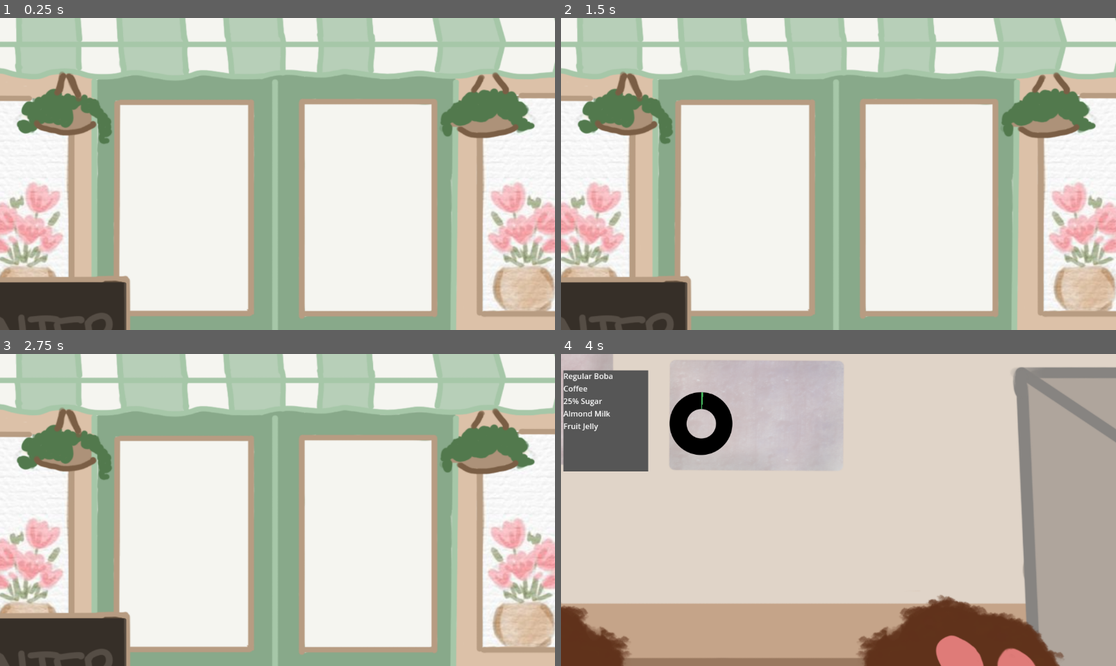
Above: before the commit, frames 1-4 (two rows, left to right).
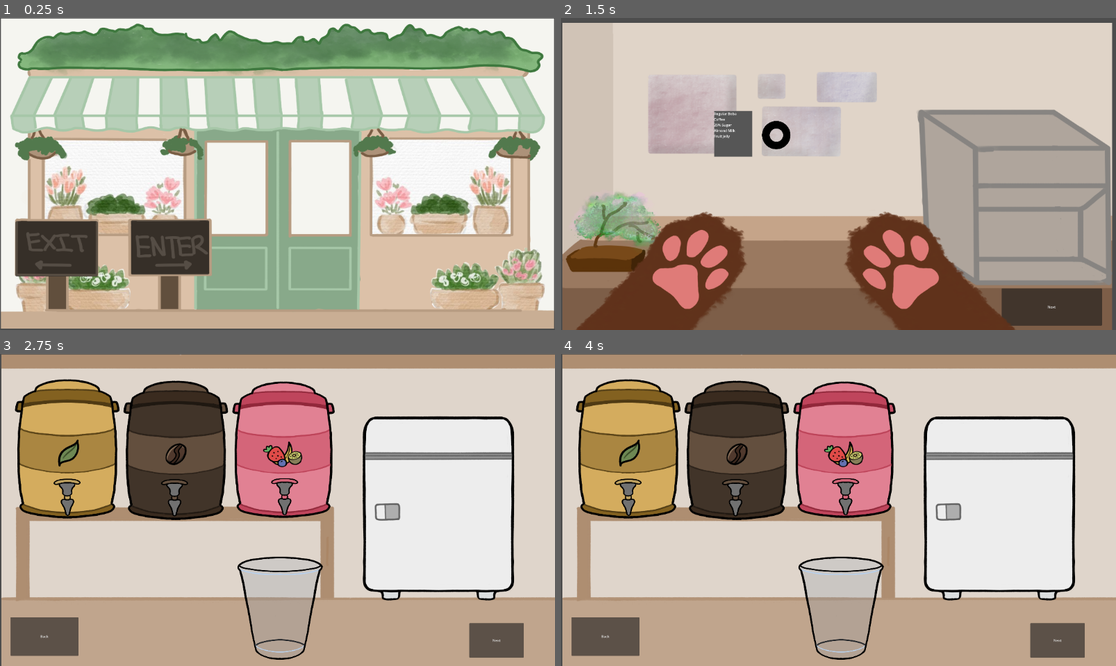
Above: after the commit, the same moments.

Repository: Lyra126/boba-cat
Game: Godot game, scene res://scenes/start_screen/main_scene.tscn
The game is run twice, just before and just after one commit, with the same random seed, the same clock (stepped at 60 frames per second) and the same inputs.
Inputs (mouse positions are in pixels of both pictures, inside the frame that each line leads up to):
- Up to frame 1 (0.25 s): no input
- Up to frame 2 (1.5 s): click (733, 248) at 0.52 s; tap Enter at 1.25 s; move the mouse to (960, 158) at 1.27 s; press the mouse at (960, 158) at 1.28 s
- Up to frame 3 (2.75 s): release the mouse at (399, 494) at 2 s; click (488, 644) at 2 s, where only the run after the commit has a clickable "Next"
- Up to frame 4 (4 s): click (605, 637) at 2.75 s, where only the run after the commit has a clickable "Back"; click (1054, 641) at 3.5 s, where only the run after the commit has a clickable "Next"

The runs differ from the first frame. In frame 1, 78% of the frame differs, in the area x 0-100%, y 0-100%; in frame 2, 98%; in frame 3, 90%; in frame 4, 67%.

Commit message:
changed customer line and main scene ratios

Diff:
--- a/scenes/customer_line/customer_line.tscn
+++ b/scenes/customer_line/customer_line.tscn
@@ -8,6 +8,7 @@
 [ext_resource type="Script" path="res://scenes/customer_line/Sprite2D.gd" id="6_qt0fo"]
 
 [node name="customer-line" type="Node2D"]
+scale = Vector2(0.452582, 0.449998)
 script = ExtResource("1_go1ct")
 
 [node name="Camera2D" type="Camera2D" parent="."]
@@ -26,6 +27,7 @@
 offset_right = 1498.0
 offset_bottom = 781.0
 text = "Next"
+metadata/_edit_use_anchors_ = true
 
 [node name="TextureProgressBar" type="TextureProgressBar" parent="."]
 offset_left = -70.0
@@ -36,6 +38,7 @@
 fill_mode = 4
 texture_under = ExtResource("3_o1auf")
 texture_progress = ExtResource("4_g6yia")
+metadata/_edit_use_anchors_ = true
 
 [node name="Timer" type="Timer" parent="."]
 wait_time = 60.0
--- a/scenes/drink_station/liquid_station.tscn
+++ b/scenes/drink_station/liquid_station.tscn
@@ -403,7 +403,7 @@
 offset_top = -804.0
 offset_right = 1276.0
 offset_bottom = 733.0
-scale = Vector2(0.992305, 0.989153)
+scale = Vector2(0.9966, 0.989153)
 size_flags_horizontal = 4
 texture = ExtResource("13_8b6s5")
 metadata/_edit_use_anchors_ = true
--- a/scenes/start_screen/main_scene.tscn
+++ b/scenes/start_screen/main_scene.tscn
@@ -19,19 +19,20 @@
 anchor_top = -5.12
 anchor_right = 6.379
 anchor_bottom = 5.783
-offset_left = -379.016
-offset_top = -204.96
-offset_right = 542.004
-offset_bottom = 242.964
+offset_left = 312.984
+offset_top = 196.04
+offset_right = 1234.0
+offset_bottom = 643.964
+scale = Vector2(0.455746, 0.444101)
 texture = ExtResource("2_m3uqy")
 expand_mode = 1
 
 [node name="Play" type="Button" parent="."]
 layout_mode = 0
-offset_left = -601.0
-offset_top = 273.0
-offset_right = -235.0
-offset_bottom = 520.0
+offset_left = -225.0
+offset_top = 144.0
+offset_right = -63.0
+offset_bottom = 257.0
 
 [node name="Quit" type="Button" parent="."]
 layout_mode = 1
@@ -39,10 +40,10 @@
 anchor_left = -0.168
 anchor_right = 2.126
 anchor_bottom = 1.643
-offset_left = -1113.17
-offset_top = 269.0
-offset_right = -1006.62
-offset_bottom = 369.844
+offset_left = -444.168
+offset_top = 146.0
+offset_right = -557.624
+offset_bottom = 109.844
 
 [node name="Camera2D" type="Camera2D" parent="."]
 position = Vector2(79, 48)
